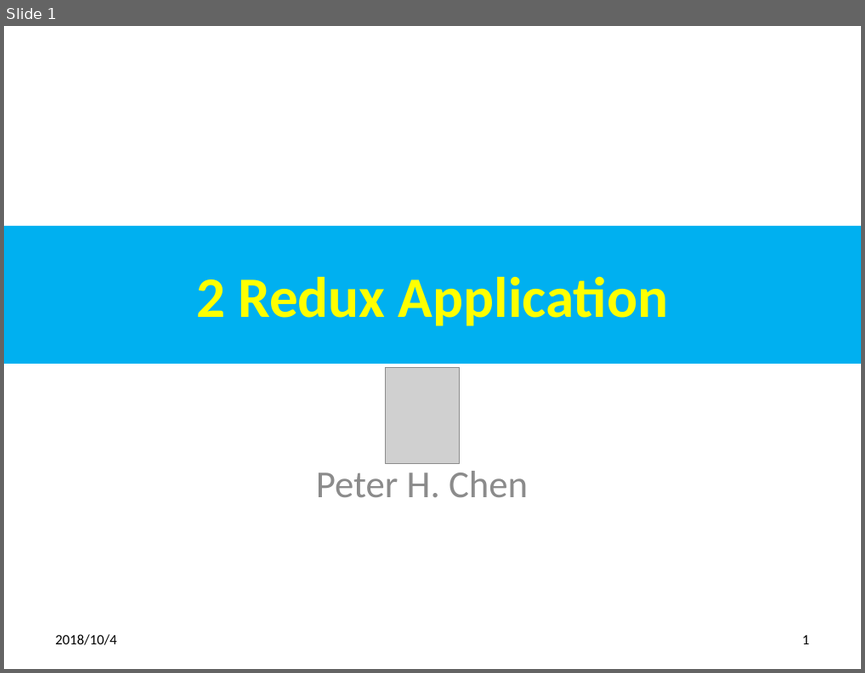
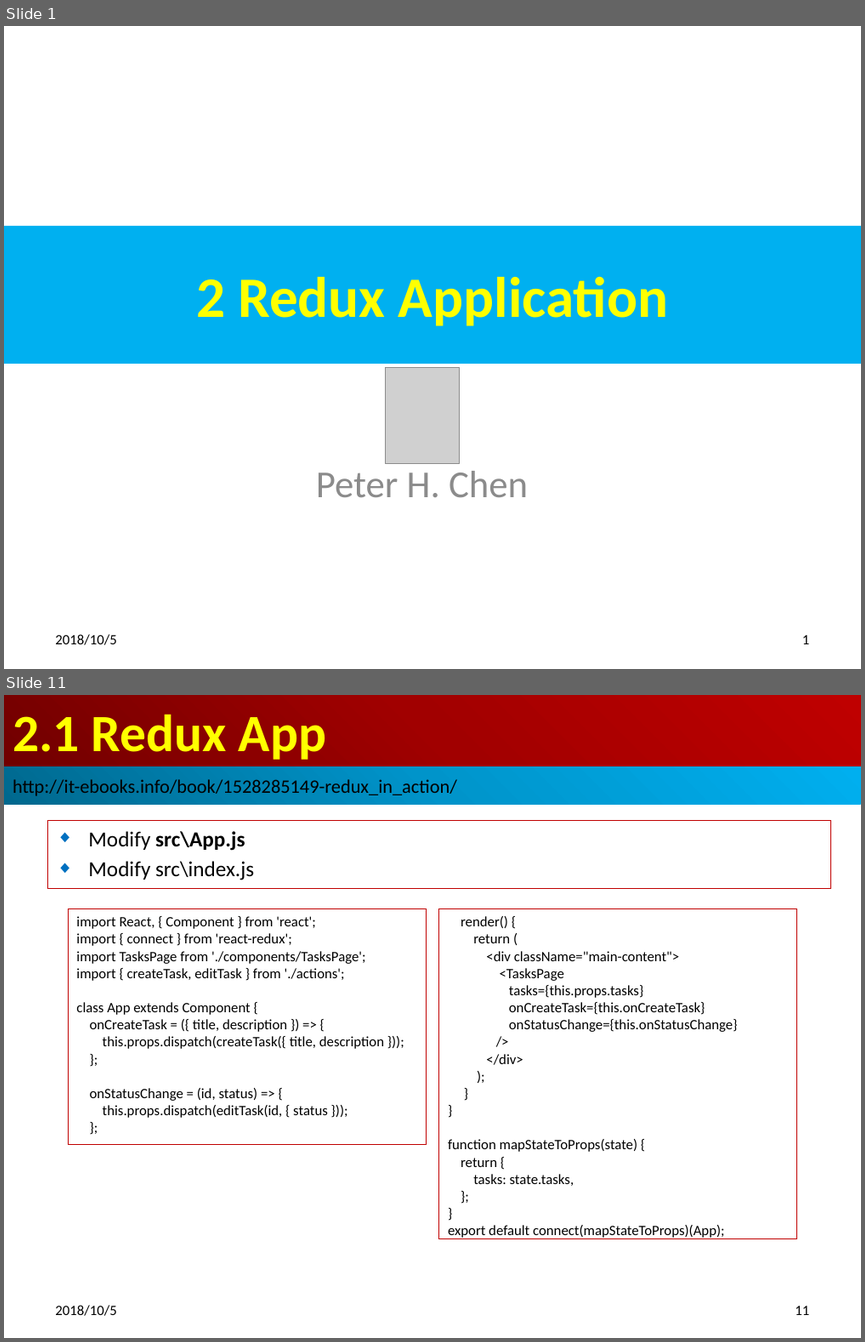
Before and after one commit to peterhchen/redux-code, a slide deck: 15_Ch02_ReduxApp.pptx. Shown one above the other, each under a label of ours: slide 1 before the commit, slides 1 and 11 after it; the slides between them are not shown. The pictures are 865x673 and 865x1342 pixels, drawn with LibreOffice and Linux fonts; fonts in the diff are those of the drawing; grey boxes stand for pictures. Boxes give left, top, right and bottom in pixels: in the first picture for what was removed or moved away, otherwise in the second. Text is boxed around its words. In the diff, an @@ line names an element or a change of style, - is before the commit and + after.

```diff
--- a/15_Ch02_ReduxApp.pptx
+++ b/15_Ch02_ReduxApp.pptx
@@ slide 11 added at bbox=[4, 695, 861, 1338], background #FFFFFF @@
@@ title added at bbox=[4, 695, 861, 767], fill gradient #720000 to #A20000 to #C00000, 44 pt, text #FFFF00, bold @@
+2.1 Redux App
@@ rectangle added at bbox=[4, 767, 861, 805], fill gradient #00688E to #0094CA to #00B0F0, 16 pt, text #000000 @@
+http://it-ebooks.info/book/1528285149-redux_in_action/
@@ subtitle added at bbox=[47, 821, 830, 889], outline #C00000 0.75 pt, 18 pt, text #000000 @@
+◆ Modify src\App.js
+◆ Modify src\index.js
@@ rectangle added at bbox=[69, 908, 426, 1145], outline #C00000 0.75 pt, 12 pt, text #000000 @@
+import React, { Component } from 'react';
+import { connect } from 'react-redux';
+import TasksPage from './components/TasksPage';
+import { createTask, editTask } from './actions';
+class App extends Component {
+onCreateTask = ({ title, description }) => {
+this.props.dispatch(createTask({ title, description }));
+};
+onStatusChange = (id, status) => {
+this.props.dispatch(editTask(id, { status }));
+};
@@ rectangle added at bbox=[439, 908, 796, 1239], outline #C00000 0.75 pt, 12 pt, text #000000 @@
+render() {
+return (
+<div className="main-content">
+<TasksPage
+tasks={this.props.tasks}
+onCreateTask={this.onCreateTask}
+onStatusChange={this.onStatusChange}
+/>
+</div>
+);
+}
+}
+function mapStateToProps(state) {
+return {
+tasks: state.tasks,
+};
+}
+export default connect(mapStateToProps)(App);
@@ text added at bbox=[55, 1304, 116, 1315], 12 pt, text #000000 @@
+2018/10/5
@@ page number added at bbox=[794, 1305, 809, 1315], 12 pt, text #000000 @@
+11
@@ slide 1 changed as well @@
@@ text at bbox=[55, 634, 116, 645]: text changed @@
-2018/10/4
+2018/10/5
```
Also in this commit, not shown: 3 other slides changed, 12 other slides added.
